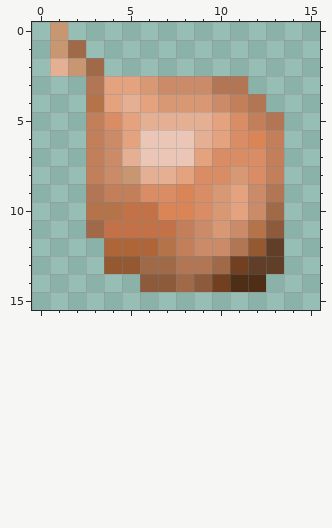
File history of a pixel-art sprite, textures/crops_onion.png. The picture above was drawn from the file before the commit.
The file is 16x16 pixels. Pixels under 10% opacity are left out.
And afterwards:
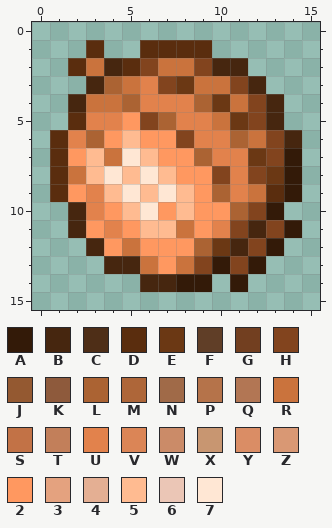
Palette (. is transparent): A #331a08  B #46260f  C #4e2e17  D #5a2d0e  E #6b3814  F #603e27  G #723f20  H #82441e  J #945931  K #8e5a3c  L #ab6333  M #ae6639  N #a06a48  P #b5734a  Q #b27654  R #ca733d  S #c27246  T #c27f5a  U #e2824c  V #db8556  W #cb8b68  X #c89671  Y #da8d65  Z #d99874  2 #ff9860  3 #e4a27f  4 #e4af93  5 #ffbb91  6 #ebc6b6  7 #ffe7d4
Changes in this commit:
Changed rows in their new state; - is an unchanged pixel.
first column x 1:
 0 .-------------
 1 ..D--DDDD-----
 2 .DRBDHRRHBB---
 3 --BLRUHERRHB--
 4 -BRRLUUULERHB-
 5 -DUU2HLUUREHB-
 6 DUL2522HUULRHB
 7 D25R7522LUUEHA
 8 DR5757522HUHEA
 9 D2U575752LURDA
10 -BU2572522LHA-
11 -B2U255R2UHBHA
12 --B2R222LEBHA-
13 ---BBR2RHAHA.-
14 -----BBAA.A.--
Pixel boxes of the changes (left, top, right, bottom) in both pictures:
changed: (50, 22, 302, 292)
